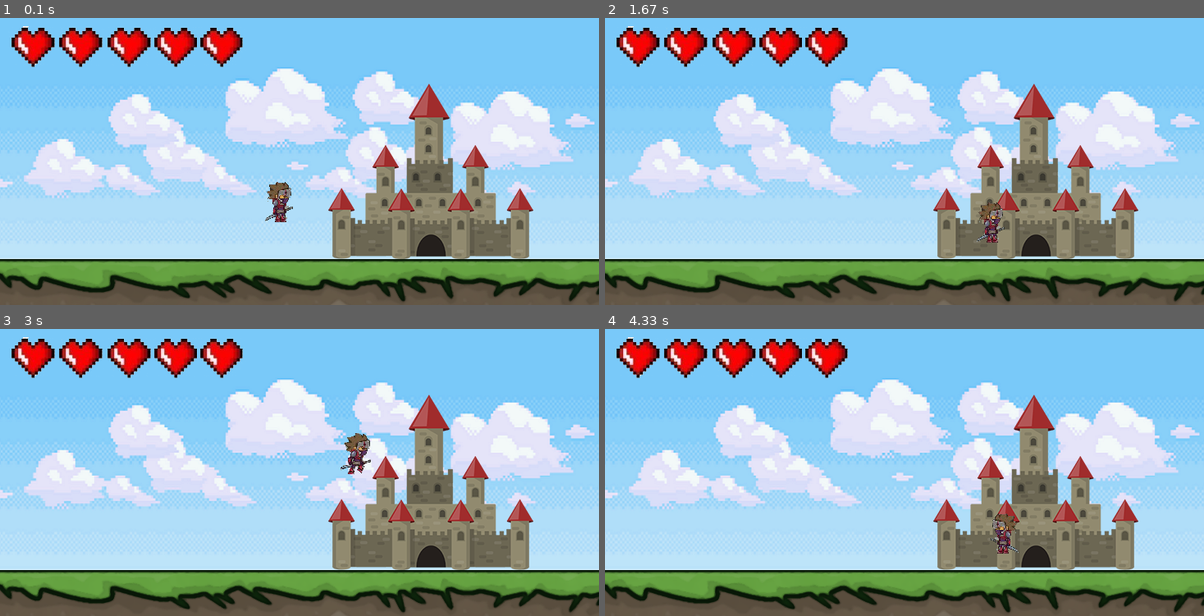
Above: before the commit, frames 1-4 (two rows, left to right).
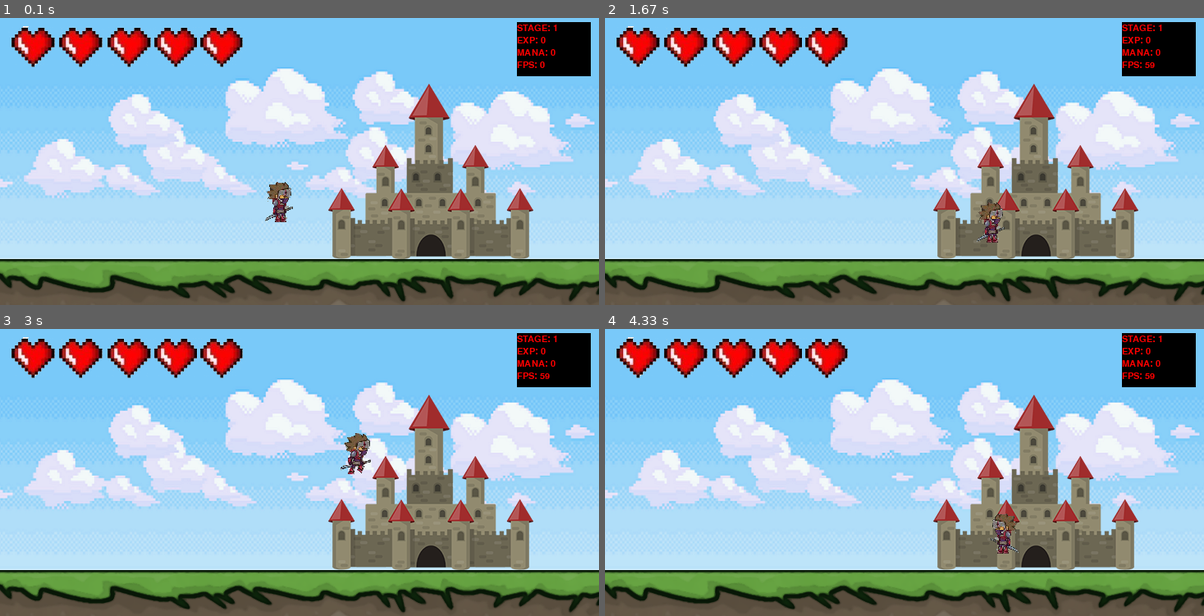
Above: after the commit, the same moments.

Repository: Aless-FG/pyGameTest
Game: pygame game, started from enemy.py
The game is run twice, just before and just after one commit, with the same random seed, the same clock (stepped at 60 frames per second) and the same inputs.
Inputs:
- Up to frame 1 (0.1 s): no input
- Up to frame 2 (1.67 s): hold Right 0.33-0.8 s; hold Right 0.83-1.3 s; tap Space at 0.9, 1.2, 1.4 s; hold Left from 1.33 s (still down)
- Up to frame 3 (3 s): tap Space at 1.7, 1.97, 2.27, 2.4, 2.7 s; release Left at 1.87 s; hold Left 1.9-2.3 s; hold Right 2.33-2.97 s
- Up to frame 4 (4.33 s): hold Left 3-3.47 s; tap Space at 3.07, 3.37, 3.57, 3.87, 4.07 s; hold Right 3.5-3.97 s; hold Right from 4 s (still down)

The runs differ from the first frame. In frame 1, 2.3% of the frame differs, in the area x 86-99%, y 1-21%; in frame 2, 2.3%; in frame 3, 2.3%; in frame 4, 2.3%.

Commit message:
added status bar and stage clear display

Diff:
--- a/enemy.py
+++ b/enemy.py
@@ -17,7 +17,7 @@
 
         self.direction = random.randint(0, 1)  # 0 for Right, 1 for Left
         self.vel.x = random.randint(2, 6) / 2  # Randomized velocity of the generated enemy
-
+        self.mana = random.randint(1, 3)  # the enemy will drop a random amount of mana
         # Sets the initial position of the enemy
         if self.direction == 0: # it spawns to the left
             self.pos.x = 0
@@ -54,7 +54,10 @@
         """If the player is currently in an attack mode, it means that the collision has occurred due to the player’s attack.
         Thus, we kill off the enemy sprite using the kill() command."""
         if hits and main.player.attacking == True:
+            if main.player.mana < 100: # limit the mana to 100
+                main.player.mana += self.mana # add the dropped mana to the player
             self.kill()
+            main.handler.dead_enemy_count += 1 # increments the dead_enemy_count variable when the kill() command is being called.
             print("Enemy killed")
 
         # If collision has occurred and player not attacking, call "hit" function
--- a/main.py
+++ b/main.py
@@ -8,6 +8,7 @@
 from tkinter import Tk, Button
 
 from healthbar import HealthBar
+from statusbar import StatusBar
 
 pygame.init()  # Begin pygame
 
@@ -77,6 +78,8 @@
         self.attack_frame = 0
         self.cooldown = False
         self.health = 5
+        self.mana = 0
+        self.xp = 0
 
     def move(self):
 
@@ -216,6 +219,7 @@
 
         self.stage = 1
         self.enemy_count = 0
+        self.dead_enemy_count = 0
         self.battle = False
         self.enemy_generation = pygame.USEREVENT + 2
 
@@ -226,9 +230,16 @@
     def next_stage(self):  # Code for when the next stage is clicked
         self.stage += 1
         self.enemy_count = 0
+        self.dead_enemy_count = 0
         print("Stage: " + str(self.stage))
         # The higher the stage number, the lower the time gap between enemy spawns, meaning harder levels
         pygame.time.set_timer(self.enemy_generation, 1500 - (50 * self.stage)) # sets the timer for enemy generation
+
+    def update(self):
+        if self.dead_enemy_count == self.stage_enemies[self.stage - 1]: # if all the enemies have been killed
+            self.dead_enemy_count = 0 # resets the counter
+            stage_display.clear = True # the text can now be displayed
+            stage_display.stage_clear() # shows stage clear when there are no more enemies
 
     def stage_handler(self): # starting menu
         # Code for the Tkinter stage selection window
@@ -269,11 +280,11 @@
     def __init__(self):
         super().__init__()
         self.headingfont = pygame.font.SysFont('notosansmono', 30)
-        self.text = self.headingfont.render("STAGE: " + str(handler.stage), True, (0,0,0))
-        self.rect = self.text.get_rect()
+        self.stageclearfont = pygame.font.SysFont('notosansmono', 30)
         self.posx = -100 # -100” position on the x-axis. This keeps it safely out of the window
         self.posy = 100
         self.display = False
+        self.clear = False
 
     def move_display(self): # is incharge of “moving” the display across the screen
         # Create the text to be displayed
@@ -283,7 +294,18 @@
             displaysurface.blit(self.text, (self.posx, self.posy))
         else:
             self.display = False
-            self.kill()
+            self.posx = -100
+            self.posy = 100
+
+    def stage_clear(self):
+        self.text = self.stageclearfont.render("STAGE CLEAR!", True, (0,0,0))
+        if self.posx < 720:
+            self.posx += 5
+            displaysurface.blit(self.text, (self.posx, self.posy))
+        else:
+            self.clear = False
+            self.posx = -100
+            self.posy = 100
 
 background = Background()
 ground = Ground()
@@ -292,7 +314,8 @@
 handler = EventHandler()
 stage_display = StageDisplay()
 health = HealthBar()
-# enemy = Enemy()
+status_bar = StatusBar()
+
 # Sprite groups are used to manage and update multiple sprites simultaneously.
 # the collision detection functions that detect collisions requires a Sprite group as a parameter
 ground_group = pygame.sprite.Group()
@@ -327,6 +350,16 @@
     health.render() # rect stores a pair coordinates
     if stage_display.display == True:
         stage_display.move_display()
+    if stage_display.clear == True:
+        stage_display.stage_clear()
+    """
+    the status bar must render first, and then the text will render on top of it.
+    Doing it the other way around would hide the text completely.
+    """
+    displaysurface.blit(status_bar.surf, (630, 5))
+    status_bar.update_draw()
+    handler.update()
+
     for entity in enemies: # spawns enemies
         entity.update()
         entity.move()
--- /dev/null
+++ b/statusbar.py
@@ -0,0 +1,25 @@
+import pygame
+import main
+
+HEIGHT = 350
+WIDTH = 730
+displaysurface = pygame.display.set_mode((WIDTH, HEIGHT))
+class StatusBar(pygame.sprite.Sprite):
+    def __init__(self):
+        super().__init__()
+        self.smallerfont = pygame.font.SysFont('notosansmono', 16)
+        self.surf = pygame.Surface((90, 66)) #  This surface is essentially a blank rectangle, 90 is the width
+        self.rect = self.surf.get_rect(center=(550, 10)) # The rectangle represents the position and size of the status bar
+
+    def update_draw(self):
+        # Create the text to be displayed
+        text1 = self.smallerfont.render("STAGE: " + str(main.handler.stage), True, (255, 0, 0))
+        text2 = self.smallerfont.render("EXP: " + str(main.player.xp), True, (255,0,0))
+        text3 = self.smallerfont.render("MANA: " + str(main.player.mana), True, (255,0,0))
+        text4 = self.smallerfont.render("FPS: " + str(int(main.FPS_CLOCK.get_fps())), True, (255,0,0))
+
+        # Draw the text to the status bar
+        displaysurface.blit(text1, (630, 7))
+        displaysurface.blit(text2, (630, 22))
+        displaysurface.blit(text3, (630, 37))
+        displaysurface.blit(text4, (630, 52))
